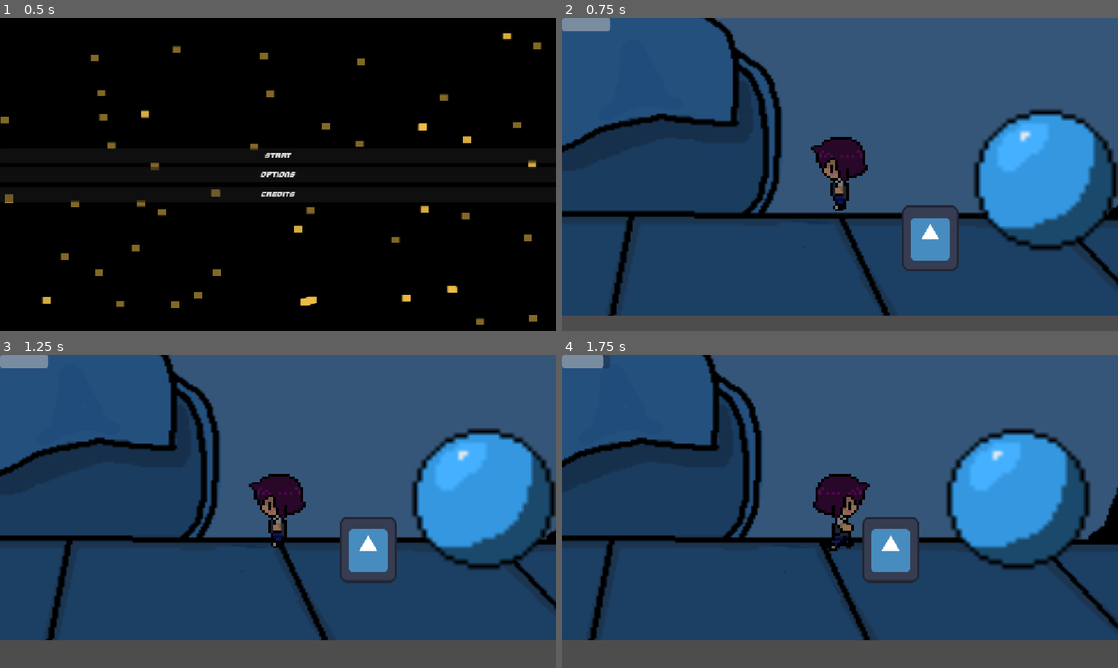
Above: before the commit, frames 1-4 (two rows, left to right).
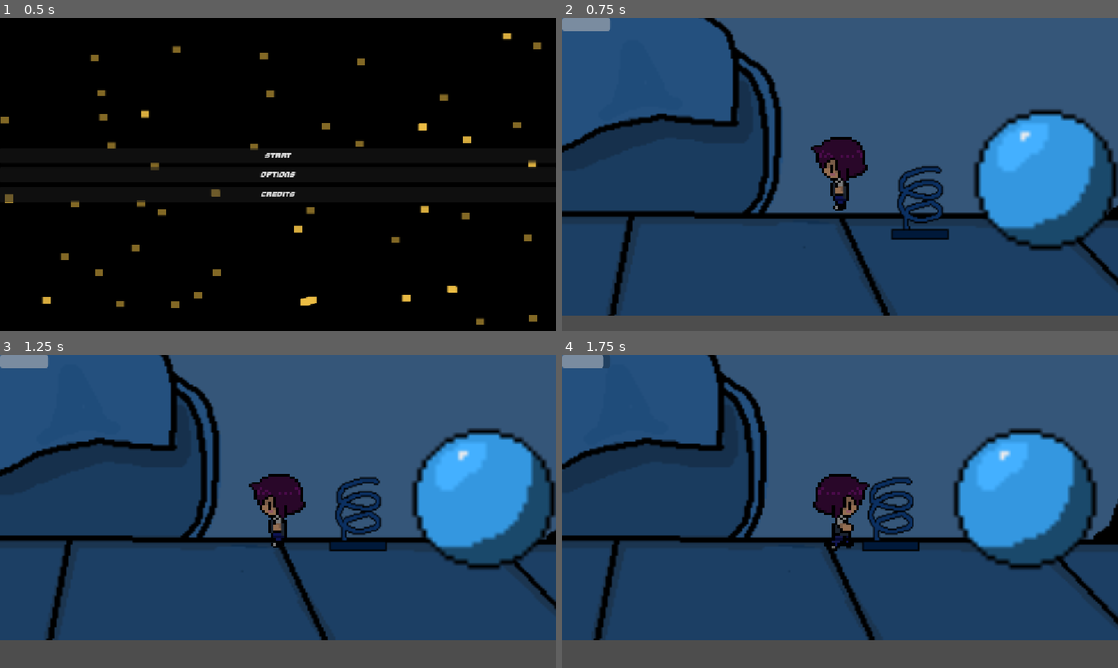
Above: after the commit, the same moments.

Repository: George-Gardiner/HavenBounceBack
Game: Godot game, scene res://main_menu.tscn
Two runs of this game, one before a commit and one after it. Both use one fixed random seed, a clock stepped at 60 frames per second and the inputs below. The engine's default icon, where the game draws it, is replaced by a stand-in: a white triangle on a blue panel in a dark square.
Inputs:
- Up to frame 1 (0.5 s): no input
- Up to frame 2 (0.75 s): click "Start" at 0.5 s
- Up to frame 3 (1.25 s): no input
- Up to frame 4 (1.75 s): tap Enter at 1.25 s; hold D (Right) from 1.28 s (still down); tap Space (Jump) at 1.52 s

Frame 1 is identical in both runs. In frame 2, 2.8% of the frame differs, in the area x 59-72%, y 47-81%; in frame 3, 2.8%; in frame 4, 11%, in the area x 0-100%, y 0-92%.

Commit message:
spring

Diff:
--- a/bouncy_block.tscn
+++ b/bouncy_block.tscn
@@ -1,6 +1,6 @@
 [gd_scene format=3 uid="uid://bfuf5l7g5eioj"]
 
-[ext_resource type="Texture2D" uid="uid://wafufsn5kn1j" path="res://icon.svg" id="2_kbnsy"]
+[ext_resource type="Texture2D" uid="uid://c4078ye5tjbs8" path="res://misc assets/SpringTrap.png" id="1_sch4w"]
 
 [sub_resource type="RectangleShape2D" id="RectangleShape2D_128xk"]
 size = Vector2(119, 136)
@@ -13,6 +13,6 @@
 shape = SubResource("RectangleShape2D_128xk")
 
 [node name="Sprite2D" type="Sprite2D" parent="." unique_id=963586191]
-position = Vector2(49, -58)
-scale = Vector2(0.92187494, 1.0625)
-texture = ExtResource("2_kbnsy")
+position = Vector2(51.999996, -85.50001)
+scale = Vector2(2.96875, 3.109375)
+texture = ExtResource("1_sch4w")
--- a/level_1.tscn
+++ b/level_1.tscn
@@ -56,7 +56,7 @@
 shape = SubResource("WorldBoundaryShape2D_128xk")
 
 [node name="BouncyBlock" parent="Front" unique_id=240428882 instance=ExtResource("3_hn12h")]
-position = Vector2(45, 85)
+position = Vector2(24, 19)
 
 [node name="Blocks" type="Sprite2D" parent="." unique_id=1101605408]
 position = Vector2(1169, 171)
